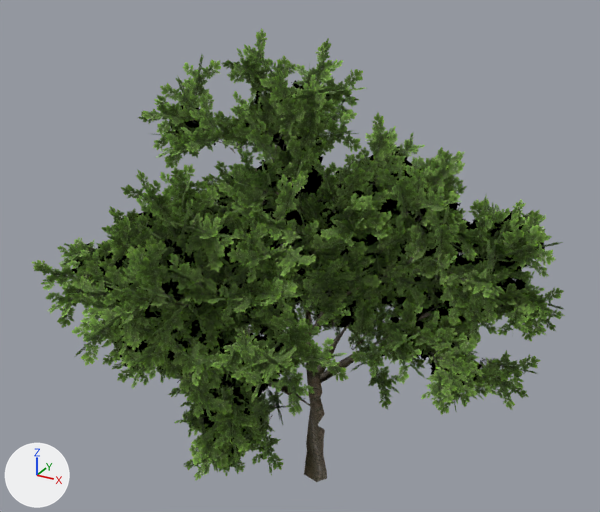
An edit to the glTF model godot/assets/vegetation/tree_05_large.glb, drawn before and after from the same camera.
Before and after are seen from a 50 mm camera at (15.9, -29.8, 27.0) aimed at (-0.5, 0.2, 12.0). The lights are fixed; the arrows at lower left show +X, +Y and +Z. The picture after the commit comes second. Vertices at exactly the same position are counted once.

The older version as bpy lines, for what is in view:
```python
me_tree = bpy.data.meshes.new('tree')
me_tree.from_pydata(...)  # 7255 vertices, 3824 faces; spans x -11.1..11.1, y -11.2..11.2, z 0.0..22.0
# faces by material slot: [3238, 586]
me_tree.materials.append(mat_leaves_009)
me_tree.materials.append(mat_branches_009)  # picture img_tex_001
# before: 6476 (0.9, 0.5, 0.0) at pixel (327, 478), 6477 (0.8, 0.4, 0.6) at pixel (325, 469), 6478 (0.5, 0.0, 0.0) at pixel (316, 481), 6479 (-0.3, 0.4, 0.6) at pixel (305, 462), 6480 (-0.3, 0.2, 0.0) at pixel (304, 474)
ob_tree_05 = bpy.data.objects.new('tree_05', me_tree)
ob_tree_05.location = (0.0, 0.0, 0.0)
```
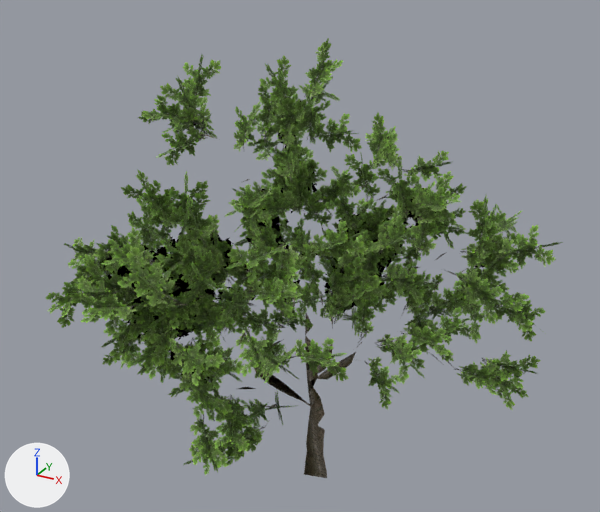
Location of each change, [x1, y1, x2, y2] in pixels of the pictures (600 x 512 px; the box of a moved part takes in the faces that stretch with it):
'tree_05', reshaped: before [32, 28, 565, 482]; after [46, 38, 563, 478]
part 1 of me_tree, deleted (green): before [32, 28, 565, 481]
part 2 of me_tree, cut back: before [195, 120, 483, 420]; after [149, 131, 485, 407]
part 3 of me_tree, moved or reshaped: before [304, 463, 327, 482]; after [304, 463, 327, 478]
part 4 of me_tree, surface changed: after [174, 285, 342, 349]

Diff of the bpy script that builds the scene:
```diff
--- a/godot/assets/vegetation/tree_05_large.glb.py
+++ b/godot/assets/vegetation/tree_05_large.glb.py
@@ me_tree @@
 # used by ob_tree_05; location = (0.0, 0.0, 0.0)
 # verts and faces of me_tree; kept vertices keep their numbers, new ones are numbered from 7255
-me_tree.from_pydata(...)  # 7255 vertices, 3824 faces; spans x -11.1..11.1, y -11.2..11.2, z 0.0..22.0
+me_tree.from_pydata(...)  # 2277 vertices, 1168 faces; spans x -11.1..11.1, y -10.3..10.5, z 0.0..21.8
+# me_tree part 1: 1212 loose pieces with 4854 vertices, spanning x -10.8..11.0, y -11.2..11.2, z 1.1..22.0, are deleted
+# me_tree part 2
+# 135 vertices are removed from x -6.9..7.9, y -5.3..7.5, z 4.0..18.3
+# 261 faces are deleted
+# 3 vertices move within x -4.9..1.6, y -0.7..3.3, z 8.9..17.5
+# 6 vertices are added at (-3.3, -3.2, 14.0), (-3.2, -3.1, 14.1), (6.2, 2.3, 12.8), (6.3, 2.5, 12.9), (6.1, 2.2, 12.8), (-3.3, -2.1, 11.5)
+# 49 new faces join them, mat_branches_009 (picture img_tex_001)
+# me_tree part 3
+delete_vertices([6478])  # with the faces that use them
+faces += [(6476, 6477, 6479), (6476, 6479, 6480)]  # mat_branches_009 (picture img_tex_001)
+# me_tree part 4: 6 kept faces spanning x -4.7..1.3, y -3.7..1.4, z 8.1..11.3 get new texture (UV) coordinates
+# other edits to the shape of me_tree do not show in these pictures
 me_tree.materials.append(mat_leaves_009)
```
